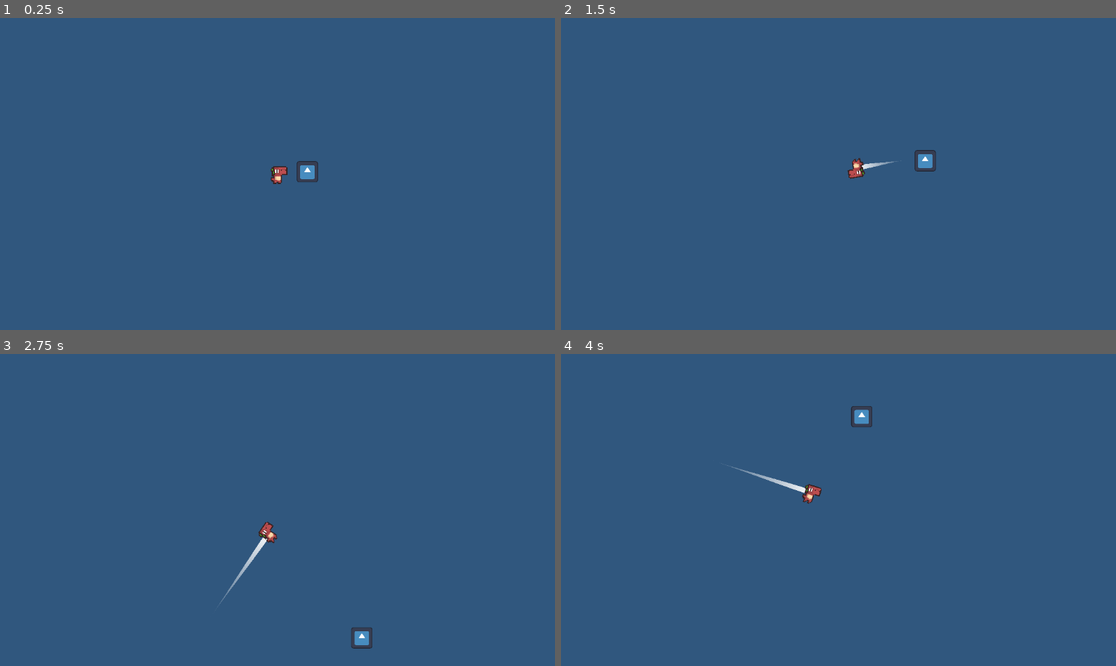
Above: before the commit, frames 1-4 (two rows, left to right).
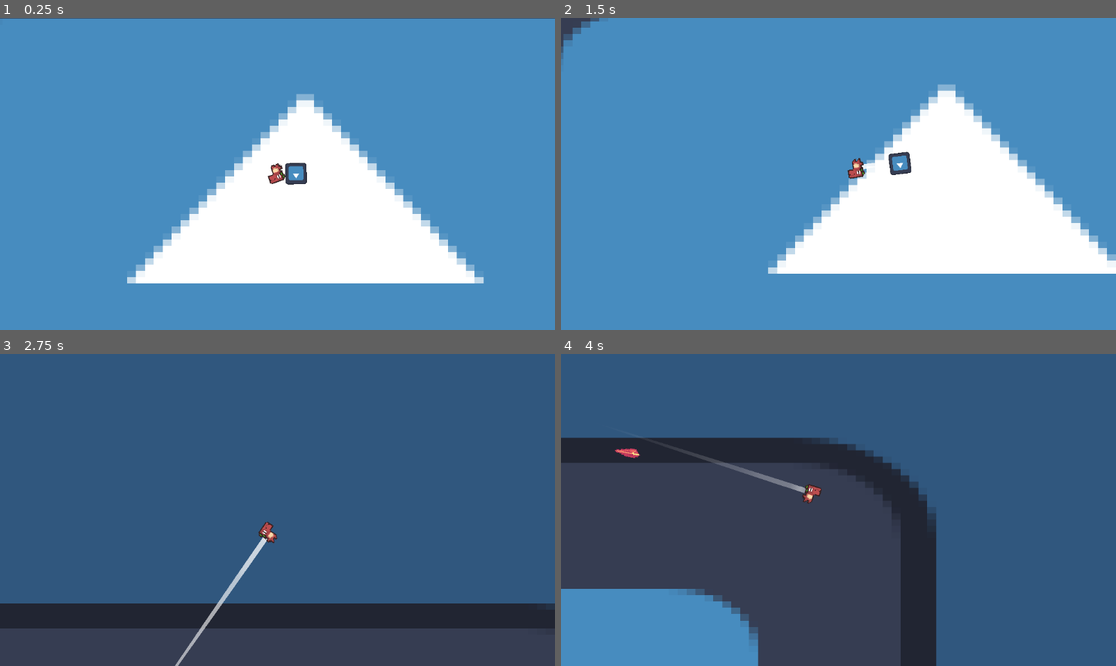
Above: after the commit, the same moments.

Repository: HazarBakir/void_blade
Game: Godot game, scene res://scenes/game_scene.tscn
Two runs of this game, one before a commit and one after it. Both use one fixed random seed, a clock stepped at 60 frames per second and the inputs below. The engine's default icon, where the game draws it, is replaced by a stand-in: a white triangle on a blue panel in a dark square.
Inputs (mouse positions are in pixels of both pictures, inside the frame that each line leads up to):
- Up to frame 1 (0.25 s): no input
- Up to frame 2 (1.5 s): move the mouse to (960, 158) at 0.52 s; press the mouse at (960, 158) at 0.53 s; move the mouse to (727, 189) at 1.27 s; release the mouse at (727, 189) at 1.28 s; click (727, 189) at 1.35 s
- Up to frame 3 (2.75 s): move the mouse to (333, 441) at 2.02 s; press the mouse at (333, 441) at 2.03 s
- Up to frame 4 (4 s): move the mouse to (810, 572) at 2.77 s; release the mouse at (810, 572) at 2.78 s; click (810, 572) at 2.85 s; move the mouse to (1005, 556) at 3.52 s; press the mouse at (1005, 556) at 3.53 s

The runs differ from the first frame. In frame 1, 100% of the frame differs, in the area x 0-100%, y 0-100%; in frame 2, 100%; in frame 3, 20%; in frame 4, 48%.

Commit message:
feat: add player attack & following bullet
bullet stops following after the timeout(0.915s)

Diff:
--- a/Scripts/Player/player_movement.gd
+++ b/Scripts/Player/player_movement.gd
@@ -1,13 +1,16 @@
 extends CharacterBody2D
-var speed = 200
+var speed = 600
 var mouse_position = null
+
+func _ready() -> void:
+	add_to_group("player")
 
 func _physics_process(delta):
 	velocity = Vector2(0, 0)
 	mouse_position = get_global_mouse_position()
-
-	var direction = (mouse_position - position).normalized()
-	velocity = (direction * speed)
+	if Input.is_action_pressed("move_mouse"):
+		var direction = (mouse_position - position).normalized()
+		velocity = (direction * speed)
 
 	#Camera offset
 	$Camera2D.offset.x = (mouse_position.x - global_position.x) / (1920 / 2.0) * 140
--- a/Scripts/Player/sword.tscn
+++ /dev/null
@@ -1,17 +0,0 @@
-[gd_scene load_steps=3 format=3 uid="uid://r13vl64ffkrw"]
-
-[ext_resource type="Texture2D" uid="uid://cbvrpblaxd16w" path="res://icon.svg" id="1_f1fsa"]
-
-[sub_resource type="RectangleShape2D" id="RectangleShape2D_yljks"]
-
-[node name="sword" type="Node2D"]
-scale = Vector2(-0.0912939, 0.800799)
-
-[node name="Area2D" type="Area2D" parent="."]
-
-[node name="Sprite2D" type="Sprite2D" parent="Area2D"]
-scale = Vector2(-0.250389, -0.148853)
-texture = ExtResource("1_f1fsa")
-
-[node name="CollisionShape2D" type="CollisionShape2D" parent="Area2D"]
-shape = SubResource("RectangleShape2D_yljks")
--- /dev/null
+++ b/Scripts/Player/trail_line.gd
@@ -0,0 +1,52 @@
+extends Line2D
+var previous_position: Vector2
+var fade_timer: float = 0.0
+var is_fading: bool = false
+var fade_speed: float = 2.0
+var points_alpha: Array = []
+
+func _ready():
+	await get_parent().ready
+	previous_position = get_parent().global_position
+
+func _process(delta: float):
+	var current_position = get_parent().global_position
+
+	if current_position != previous_position:
+		is_fading = false
+		fade_timer = 0.0
+
+		add_point(current_position)
+		points_alpha.append(1.0)
+
+		if points.size() > 30:
+			remove_point(0)
+			points_alpha.remove_at(0)
+
+		previous_position = current_position
+	else:
+		is_fading = true
+
+	if is_fading:
+		fade_timer += delta
+		apply_fade(delta)
+
+func apply_fade(delta: float):
+	if points_alpha.size() == 0:
+		return
+
+	for i in range(points_alpha.size()):
+		var fade_factor = float(i) / float(points_alpha.size())
+		points_alpha[i] = max(0.0, points_alpha[i] - fade_speed * delta * (1.0 - fade_factor * 0.5))
+
+	var gradient = Gradient.new()
+	for i in range(points_alpha.size()):
+		var point_color = default_color
+		point_color.a = points_alpha[i]
+		gradient.add_point(float(i) / max(1, points_alpha.size() - 1), point_color)
+
+	self.gradient = gradient
+
+	if points_alpha[0] <= 0.01 and points.size() > 0:
+		remove_point(0)
+		points_alpha.remove_at(0)
--- /dev/null
+++ b/Scripts/enemy/bullet.gd
@@ -0,0 +1,20 @@
+extends Area2D
+
+var speed = 300
+var target: CharacterBody2D
+var direction = Vector2.ZERO
+var follow_target = true  # Start by following the target
+
+func _physics_process(delta):
+	if follow_target and target:
+		direction = (target.position - position).normalized()
+
+	position += direction * speed * delta
+	look_at(position + direction)
+
+func _on_body_entered(body):
+	if body.is_in_group("player"):
+		queue_free()
+
+func _on_timer_timeout() -> void:
+	follow_target = false  # Stop following, keep last direction
--- /dev/null
+++ b/Scripts/enemy/enemy.gd
@@ -0,0 +1,23 @@
+extends CharacterBody2D
+
+const bullet = preload("res://scenes/bullet.tscn")
+@onready var target: CharacterBody2D = %player
+@onready var game_scene = get_node("/root/game_scene")
+
+var speed = 150
+
+func _physics_process(delta):
+	var direction = (target.position - position).normalized()
+	velocity = direction * speed
+
+	look_at(target.position)
+	move_and_slide()
+
+func shoot():
+	var b = bullet.instantiate()
+	b.global_transform = $"Muzzle-Shoot_Point".global_transform
+	b.target = target
+	game_scene.add_child(b)
+
+func _on_timer_timeout() -> void:
+	shoot()
--- a/Scripts/trail_line.gd
+++ /dev/null
@@ -1,18 +0,0 @@
-extends Line2D
-
-var previous_position: Vector2
-
-func _ready() -> void:
-	await get_parent().ready
-	previous_position = get_parent().global_position
-
-func _process(_delta: float) -> void:
-	var current_position = get_parent().global_position
-
-	if current_position != previous_position:
-		add_point(current_position)
-
-		if points.size() > 30:
-			remove_point(0)
-
-		previous_position = current_position
--- /dev/null
+++ b/scenes/bullet.tscn
@@ -0,0 +1,70 @@
+[gd_scene load_steps=10 format=3 uid="uid://by4phb5t6b52f"]
+
+[ext_resource type="Texture2D" uid="uid://bgg4c6xlw04r1" path="res://Sprites/All_Fire_Bullet_Pixel_16x16_01.png" id="1_mkf8s"]
+[ext_resource type="Script" uid="uid://bxembtdwqs3e5" path="res://Scripts/enemy/bullet.gd" id="1_y25gk"]
+
+[sub_resource type="AtlasTexture" id="AtlasTexture_y25gk"]
+atlas = ExtResource("1_mkf8s")
+region = Rect2(256, 208, 32, 16)
+
+[sub_resource type="AtlasTexture" id="AtlasTexture_l5glv"]
+atlas = ExtResource("1_mkf8s")
+region = Rect2(288, 208, 32, 16)
+
+[sub_resource type="AtlasTexture" id="AtlasTexture_eoqba"]
+atlas = ExtResource("1_mkf8s")
+region = Rect2(320, 208, 32, 16)
+
+[sub_resource type="AtlasTexture" id="AtlasTexture_qncy5"]
+atlas = ExtResource("1_mkf8s")
+region = Rect2(352, 208, 32, 16)
+
+[sub_resource type="AtlasTexture" id="AtlasTexture_tamys"]
+atlas = ExtResource("1_mkf8s")
+region = Rect2(384, 208, 32, 16)
+
+[sub_resource type="SpriteFrames" id="SpriteFrames_mkf8s"]
+animations = [{
+"frames": [{
+"duration": 1.0,
+"texture": SubResource("AtlasTexture_y25gk")
+}, {
+"duration": 1.0,
+"texture": SubResource("AtlasTexture_l5glv")
+}, {
+"duration": 1.0,
+"texture": SubResource("AtlasTexture_eoqba")
+}, {
+"duration": 1.0,
+"texture": SubResource("AtlasTexture_qncy5")
+}, {
+"duration": 1.0,
+"texture": SubResource("AtlasTexture_tamys")
+}],
+"loop": true,
+"name": &"default",
+"speed": 10.0
+}]
+
+[sub_resource type="RectangleShape2D" id="RectangleShape2D_y25gk"]
+size = Vector2(9, 6)
+
+[node name="Bullet" type="Area2D"]
+script = ExtResource("1_y25gk")
+
+[node name="AnimatedSprite2D" type="AnimatedSprite2D" parent="."]
+sprite_frames = SubResource("SpriteFrames_mkf8s")
+frame = 2
+frame_progress = 0.29078
+
+[node name="CollisionShape2D" type="CollisionShape2D" parent="."]
+position = Vector2(6.5, 0)
+shape = SubResource("RectangleShape2D_y25gk")
+
+[node name="Timer" type="Timer" parent="."]
+wait_time = 0.915
+autostart = true
+
+[connection signal="body_entered" from="." to="." method="_on_Bullet_body_entered"]
+[connection signal="body_entered" from="." to="." method="_on_body_entered"]
+[connection signal="timeout" from="Timer" to="." method="_on_timer_timeout"]
--- a/scenes/enemy_lvl_1.tscn
+++ b/scenes/enemy_lvl_1.tscn
@@ -1,10 +1,12 @@
-[gd_scene load_steps=3 format=3 uid="uid://n5m7nhhfcg3n"]
+[gd_scene load_steps=4 format=3 uid="uid://n5m7nhhfcg3n"]
 
+[ext_resource type="Script" uid="uid://cxtqkpmof6s2u" path="res://Scripts/enemy/enemy.gd" id="1_huous"]
 [ext_resource type="Texture2D" uid="uid://cbvrpblaxd16w" path="res://icon.svg" id="1_k76vs"]
 
 [sub_resource type="RectangleShape2D" id="RectangleShape2D_huous"]
 
 [node name="enemy_lvl_1" type="CharacterBody2D"]
+script = ExtResource("1_huous")
 
 [node name="CollisionShape2D" type="CollisionShape2D" parent="."]
 shape = SubResource("RectangleShape2D_huous")
@@ -12,3 +14,11 @@
 [node name="Sprite2D" type="Sprite2D" parent="."]
 scale = Vector2(0.15, 0.15)
 texture = ExtResource("1_k76vs")
+
+[node name="Muzzle-Shoot_Point" type="Marker2D" parent="."]
+position = Vector2(12, 0)
+
+[node name="Timer" type="Timer" parent="."]
+autostart = true
+
+[connection signal="timeout" from="Timer" to="." method="_on_timer_timeout"]
--- a/scenes/game_scene.tscn
+++ b/scenes/game_scene.tscn
@@ -1,18 +1,21 @@
 [gd_scene load_steps=4 format=3 uid="uid://pektlh5iak8r"]
 
 [ext_resource type="PackedScene" uid="uid://bvr6pjuau5noi" path="res://scenes/player.tscn" id="1_w5aja"]
-[ext_resource type="PackedScene" uid="uid://r13vl64ffkrw" path="res://Scripts/Player/sword.tscn" id="2_onqr8"]
+[ext_resource type="Texture2D" uid="uid://cbvrpblaxd16w" path="res://icon.svg" id="3_ycayy"]
 [ext_resource type="PackedScene" uid="uid://n5m7nhhfcg3n" path="res://scenes/enemy_lvl_1.tscn" id="4_bw6k5"]
 
 [node name="game_scene" type="Node2D"]
 
 [node name="player" parent="." instance=ExtResource("1_w5aja")]
+unique_name_in_owner = true
 position = Vector2(-2, 0)
 motion_mode = 1
 
-[node name="sword" parent="player" instance=ExtResource("2_onqr8")]
-visible = false
-position = Vector2(12, -3)
-
 [node name="enemy_lvl_1" parent="." instance=ExtResource("4_bw6k5")]
 position = Vector2(25, -2)
+
+[node name="Icon" type="Sprite2D" parent="."]
+z_index = -5
+position = Vector2(21.5, 87.5)
+scale = Vector2(8.03906, 5.69531)
+texture = ExtResource("3_ycayy")
--- a/scenes/player.tscn
+++ b/scenes/player.tscn
@@ -2,7 +2,7 @@
 
 [ext_resource type="Texture2D" uid="uid://d4cwudjr1d7k4" path="res://Sprites/DinoSprites - mort.png" id="1_3vyb7"]
 [ext_resource type="Script" uid="uid://ci83gs3bkbyh4" path="res://Scripts/Player/player_movement.gd" id="1_qhqgy"]
-[ext_resource type="Script" uid="uid://b13u0ty16kbto" path="res://Scripts/trail_line.gd" id="4_dqkch"]
+[ext_resource type="Script" uid="uid://b13u0ty16kbto" path="res://Scripts/Player/trail_line.gd" id="4_dqkch"]
 
 [sub_resource type="AtlasTexture" id="AtlasTexture_g2els"]
 atlas = ExtResource("1_3vyb7")
@@ -92,6 +92,7 @@
 height = 18.0
 
 [sub_resource type="Curve" id="Curve_qhqgy"]
+bake_resolution = 500
 _data = [Vector2(0, 0), 0.0, 0.0, 0, 0, Vector2(1, 1), 0.0, 0.0, 0, 0]
 point_count = 2
 
@@ -131,4 +132,7 @@
 joint_mode = 2
 begin_cap_mode = 2
 end_cap_mode = 2
+round_precision = 15
 script = ExtResource("4_dqkch")
+
+[connection signal="ready" from="." to="." method="_on_ready"]
Renamed: Scripts/trail_line.gd.uid -> Scripts/Player/trail_line.gd.uid
Not shown, added: Scripts/enemy/bullet.gd.uid
Not shown, added: Scripts/enemy/enemy.gd.uid
Binary file added: Sprites/All_Fire_Bullet_Pixel_16x16_00.png
Not shown, added: Sprites/All_Fire_Bullet_Pixel_16x16_00.png.import
Binary file added: Sprites/All_Fire_Bullet_Pixel_16x16_01.png
Not shown, added: Sprites/All_Fire_Bullet_Pixel_16x16_01.png.import
Binary file added: Sprites/All_Fire_Bullet_Pixel_16x16_02.png
Not shown, added: Sprites/All_Fire_Bullet_Pixel_16x16_02.png.import
Binary file added: Sprites/All_Fire_Bullet_Pixel_16x16_03.png
Not shown, added: Sprites/All_Fire_Bullet_Pixel_16x16_03.png.import
Binary file added: Sprites/All_Fire_Bullet_Pixel_16x16_04.png
(and 9 more such lines)
